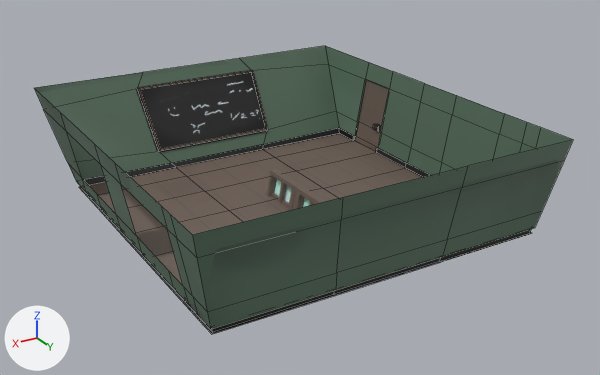
What one commit did to the Blender file Art/GGJ2025_Environment.blend.
Rendered twice from a 50 mm camera at (14.5, 24.5, 13.2) aimed at (-1.0, -1.4, 0.3). Lighting does not change. The marker at lower left points along +X, +Y and +Z. Mesh edges are drawn as thin lines on the coarser meshes.

Names of what the first picture shows: 'Cube.001', 'Window_GEO'.
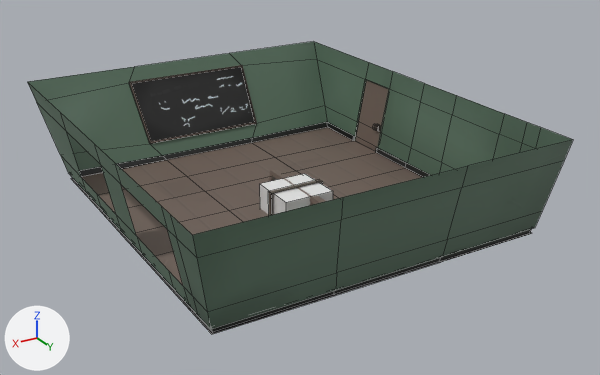
Boxes (x1, y1, x2, y2) around the edits, measured in the pictures (600 x 375 px; the box of a moved part takes in the faces that stretch with it):
'Cube.001', reshaped
    before: (34, 46, 573, 334)
    after: (28, 41, 573, 334)
'Cube.004', added
    after: (260, 174, 333, 215)
'Cube.002', added
    after: (268, 179, 323, 215)
part 1 of me_cube_001, moved or reshaped
    before: (34, 46, 368, 197)
    after: (28, 41, 368, 197)
'Window_GEO', unchanged, covered by the edit
    before: (267, 170, 325, 211)
    after: (269, 170, 325, 205)

The change, as a list of edits to the scene's bpy script:
```text
Add img_vardoran_map_webp:
    img_vardoran_map_webp = load_image('Vardoran_Map.webp', '../Assets/Environment/Props/Material/BC_Map.png', 1000, 1000, 'sRGB')
Add mat_mat_map:
    mat_mat_map = principled_material('Mat_Map')
    mat_mat_map.texture = img_vardoran_map_webp
Change me_cube_001:
    where me_cube_001.from_pydata(...)  # 252 vertices, 236 faces; spans x -7.0..7.0, y -9.0..6.6, z 0.0..3.6
    used by ob_cube_001; location = (0.0, 0.0, 0.0)
    me_cube_001 part 1: all 40 vertices in x -7.0..7.0, y -9.0..-6.5, z 0.0..3.6 are moved by (0.0, -1.0, 0.0)
Add me_cube_005:
    me_cube_005.from_pydata(...)  # a box spanning x -1.0..1.0, y -1.0..1.0, z -1.0..1.0
Add me_cube_004:
    me_cube_004.from_pydata(...)  # 8 vertices, 5 faces; spans x -1.1..1.1, y -0.12..0.12, z -1.05..1.05
    me_cube_004.materials.append(mat_mat_map)  # picture img_vardoran_map_webp
Add ob_cube_004:
    ob_cube_004 = bpy.data.objects.new('Cube.004', me_cube_005)
    ob_cube_004.location = (0.0, 0.0, 0.0)
Add ob_cube_002:
    ob_cube_002 = bpy.data.objects.new('Cube.002', me_cube_004)
    ob_cube_002.location = (0.0, 0.0, 0.0)
```
